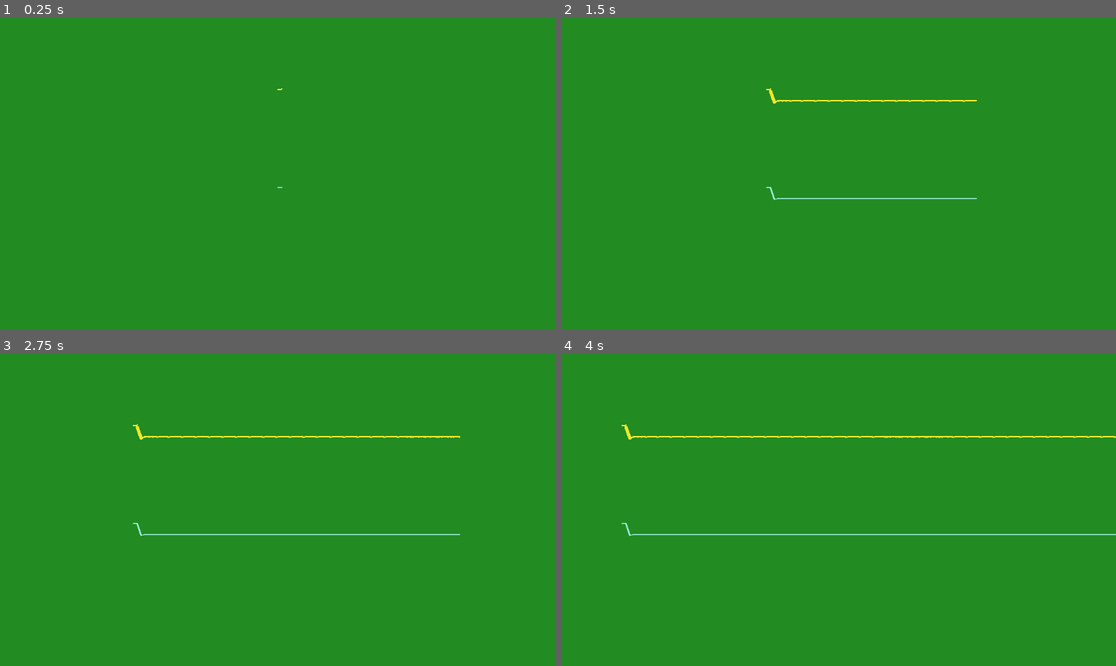
Above: before the commit, frames 1-4 (two rows, left to right).
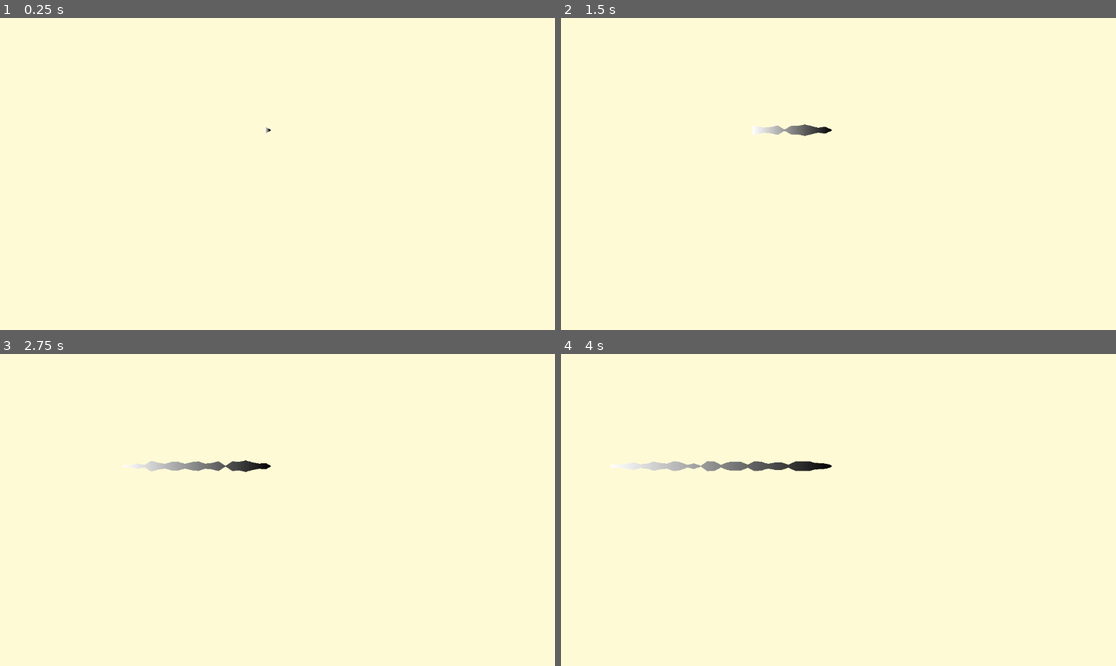
Above: after the commit, the same moments.

Repository: thcrock/line-music-visualizer
Game: Godot game, scene res://player.tscn
The game is run twice, just before and just after one commit, with the same random seed, the same clock (stepped at 60 frames per second) and the same inputs. The engine's default icon, where the game draws it, is replaced by a stand-in: a white triangle on a blue panel in a dark square.
Inputs (mouse positions are in pixels of both pictures, inside the frame that each line leads up to):
- Up to frame 1 (0.25 s): no input
- Up to frame 2 (1.5 s): tap Enter (ui_accept) at 0.5, 0.77 s; move the mouse to (960, 158) at 0.52 s; hold Right (ui_right) from 0.53 s (still down); move the mouse to (727, 189) at 1.27 s
- Up to frame 3 (2.75 s): tap Enter (ui_accept) at 1.52 s; move the mouse to (333, 441) at 2.02 s; release Right (ui_right) at 2.03 s; hold Left (ui_left) from 2.03 s (still down)
- Up to frame 4 (4 s): move the mouse to (810, 572) at 2.77 s; release Left (ui_left) at 2.78 s; hold Right (ui_right) from 2.78 s (still down); tap Enter (ui_accept) at 3.02, 3.77 s; move the mouse to (1005, 556) at 3.52 s

The runs differ from the first frame. In frame 1, 100% of the frame differs, in the area x 0-100%, y 0-100%; in frame 2, 100%; in frame 3, 100%; in frame 4, 100%.

Commit message:
Add modular impulse generator and rename trails

Diff:
--- /dev/null
+++ b/DisplayImpulse.gd
@@ -0,0 +1,12 @@
+extends Label
+
+
+# Called when the node enters the scene tree for the first time.
+func _ready():
+	pass # Replace with function body.
+
+
+# Called every frame. 'delta' is the elapsed time since the previous frame.
+func _process(delta):
+	var impulse = get_parent().get_impulse()
+	self.text = "Impulse: " + str(impulse)
--- a/Trail.gd
+++ b/TrailEKG.gd
@@ -1,5 +1,5 @@
 extends Node2D
-class_name Trails
+class_name TrailsEKG
 
 @export var width_multiplier : float = 1.0
 var queue : Array
@@ -36,10 +36,12 @@
 
 var spectrum
 
+func _get_position():
+	return get_parent().position
 
 func _mutate_point(child: Node2D):
 	var l = child as Line2D;
-	if l.get_point_position(0).x < -200:
+	if l.get_point_position(0).x < -100:
 		#print('reparenting children of ' + str(child))
 		for c2 in child.get_children():
 			c2.reparent(self)
@@ -153,11 +155,11 @@
 		time_since_last_point = 0
 		var pos = _get_position()
 		#pos.y = get_global_mouse_position().y
-		var impulseData = _get_impulse()
-		var impulse = impulseData[0]
-		var speed = impulseData[1]
+		var impulseData = get_parent().get_impulse()
+		var impulse = impulseData
 		if not impulse:
 			impulse = 0
+		var speed = 5
 		var impulseRadians = remap(impulse, 0, max_height, -1.0, 1.0)
 		var newRadians = 0
 		if queue.size() > 2:
@@ -202,91 +204,7 @@
 		if DEBUG:
 			print('ending queue')
 
-
-func _get_position():
-	return get_global_mouse_position()
-
-
-func _save_frequencies():
-	var prev_hz = 0
-	for i in range(1, VU_COUNT + 1):
-		var hz = i * FREQ_MAX / VU_COUNT
-		var magnitude = spectrum.get_magnitude_for_frequency_range(prev_hz, hz).length()
-		#print(str(hz) + ", " + str(magnitude))
-		self.frequenciesThisFrame[hz] = linear_to_db(magnitude)
-		prev_hz = hz
-	#print(self.frequenciesThisFrame)
-
-func _frequency_diff():
-	var totalFrequencyDiff : float = 0;
-	var biggestFrequencyDiff : float = 0;
-	var frequencyOfBiggestDiff : float = 0;
-	for k in self.frequenciesThisFrame:
-		var v = self.frequenciesThisFrame[k]
-		var thisFrequencyDiff = 0;
-		if k in self.frequenciesLastFrame:
-			thisFrequencyDiff = v - self.frequenciesLastFrame[k]
-			#print('change of ' + str(thisFrequencyDiff))
-		else:
-			thisFrequencyDiff = v
-			#print('new of ' + str(thisFrequencyDiff))
-		if thisFrequencyDiff > biggestFrequencyDiff:
-			biggestFrequencyDiff = thisFrequencyDiff
-			frequencyOfBiggestDiff = k
-		totalFrequencyDiff += thisFrequencyDiff
-	#print("Total frequency diff: " + str(totalFrequencyDiff))
-	return [totalFrequencyDiff, frequencyOfBiggestDiff]
-
-
-func _get_impulse():
-	var data = []
-	var total_magnitude = 0
-	var prev_hz = 0
-	var highest_magnitude = 0
-	var highest_hz = 0
-	var pstr = ''
-	self._save_frequencies()
-	var frequencyDiffInfo = self._frequency_diff()
-	var frequencyDiff = frequencyDiffInfo[0]
-	var frequencyWithBiggestDiff = frequencyDiffInfo[1]
-	"""
-	for i in range(1, VU_COUNT + 1):
-		var hz = i * FREQ_MAX / VU_COUNT
-		var magnitude = spectrum.get_magnitude_for_frequency_range(prev_hz, hz).length()
-		var energy = clampf((MIN_DB + linear_to_db(magnitude)) / MIN_DB, 0, 1)
-		if hz == highest_hz:
-			data.append([hz, energy])
-		prev_hz = hz
-	var final_hz = 0
-	var final_energy = 0
-	for row in data:
-		final_hz += row[0]
-		final_energy += row[1]
-	var energy = clampf((MIN_DB + linear_to_db(final_energy)) / MIN_DB, 0, 1)
-	if not data:
-		return []
-	"""
-
-	self.frequenciesLastFrame = self.frequenciesThisFrame.duplicate(true)
-	if DEBUG:
-		print("frequencyDiff = " + str(frequencyDiff))
-	if is_inf(frequencyDiff) or is_nan(frequencyDiff):
-		frequencyDiff = 0.0
-	var impulse = remap(frequencyDiff, -200, 200, 0, max_height)
-	if impulse < 0:
-		impulse = 0
-	#if DEBUG:
-		#print("impulse = " + str(impulse))
-	#impulse = 50
-	#print('frequency with biggest diff = ' + str(frequencyWithBiggestDiff))
-	var speed = 0
-	if frequencyWithBiggestDiff > 4000:
-		speed = 10.0
-	elif frequencyWithBiggestDiff > 1000:
-		speed = 4.0
-	else:
-		speed = 1.0
-	return [impulse, speed]
+	queue_redraw()
 
 func _ready():
 	spectrum = AudioServer.get_bus_effect_instance(bus_id, 0)
--- /dev/null
+++ b/TrailGlitchy.gd
@@ -0,0 +1,99 @@
+extends Line2D
+class_name TrailsGlitchy
+
+var queue : Array
+var saved_widths : Array
+@export var max_height : int
+@export var color : Color
+@export var bus_id : int
+var x_offset : float = 0
+var point_every : float = 0.1
+var time_since_last_point : float = 0
+var y_offset : float = 50
+var last_five_frames = {}
+const VU_COUNT = 12
+const FREQ_MAX = 8000.0
+const MIN_DB = 60
+var last_sign : bool = false;
+var frequenciesLastFrame = {}
+var frequenciesThisFrame = {}
+var frequencyDiff = 0;
+var queueOriginalValues : Array;
+var queueRadians : Array;
+var queueHowLongLived : Array;
+var DEBUG = false;
+var rng : RandomNumberGenerator;
+
+var DELTA_MULTIPLIER = 4;
+
+var spectrum
+
+
+func _mutate_old_points(delta):
+	for i in range(1, queue.size()):
+		var point = queue[i]
+		point.x = point.x - 2
+		self.set_point_position(i, point)
+
+		queueHowLongLived[i] += 1
+
+		queue[i] = point
+
+# Called every frame. 'delta' is the elapsed time since the previous frame.
+func _process(delta):
+	# move old points to the left
+	self._mutate_old_points(delta)
+	time_since_last_point += delta
+	# if ready, create a new point
+	if time_since_last_point > point_every:
+		time_since_last_point = 0
+		var pos = _get_position()
+		var impulse = get_parent().get_impulse()
+		if not impulse:
+			impulse = 0
+		if queue.size() > 2:
+			var unit_y = (sin(queueRadians[0] + (delta*DELTA_MULTIPLIER)))
+			if DEBUG:
+				print("Y offset of new point, before scaling for impulse = " + str(unit_y))
+			pos.y = _get_position().y + (unit_y * impulse)
+		else:
+			pos.y  = _get_position().y + (sin(0 + (delta*DELTA_MULTIPLIER)) * impulse)
+
+		queue.insert(0, pos)
+
+		add_point(pos, 0)
+		self.width_curve.bake()
+		queueOriginalValues.insert(0, impulse)
+		if DEBUG:
+			print('pushing arcsin of impulse ' + str(asin(impulse)))
+		queueRadians.insert(0, asin(impulse))
+		queueHowLongLived.insert(0, 0)
+		if DEBUG:
+			print('starting queue')
+		for i in range(queue.size()):
+			if DEBUG:
+				print(queue[i])
+				print(queueRadians[i])
+		if DEBUG:
+			print('ending queue')
+
+	width_curve.clear_points()
+	var curve_increment : float = 1.0 / self.get_point_count()
+	for i in range(0, self.get_point_count()):
+		if saved_widths.size() > i:
+			width_curve.add_point(Vector2(curve_increment*i, saved_widths[i]))
+		else:
+			var newwidth = rng.randf() * 5
+			saved_widths.insert(i, newwidth)
+			width_curve.add_point(Vector2(curve_increment*i, newwidth))
+	width_curve.bake()
+
+
+func _get_position():
+	return get_parent().position
+
+
+func _ready():
+	rng = RandomNumberGenerator.new()
+	clear_points()
+	#width_curve.clear_points()
--- a/TrailObject.gd
+++ /dev/null
@@ -1,4 +0,0 @@
-extends Trails
-
-func _get_position():
-	return get_parent().position
--- a/default_bus_layout.tres
+++ b/default_bus_layout.tres
@@ -2,10 +2,13 @@
 
 [sub_resource type="AudioEffectSpectrumAnalyzer" id="AudioEffectSpectrumAnalyzer_ihlsb"]
 resource_name = "SpectrumAnalyzer"
+buffer_length = 0.1
+tap_back_pos = 1.8
+fft_size = 0
 
 [sub_resource type="AudioEffectReverb" id="AudioEffectReverb_5w7jr"]
 resource_name = "Reverb"
-room_size = 0.64
+room_size = 0.52
 damping = 0.6
 wet = 0.37
 
@@ -14,13 +17,15 @@
 
 [sub_resource type="AudioEffectSpectrumAnalyzer" id="AudioEffectSpectrumAnalyzer_6uqcu"]
 resource_name = "SpectrumAnalyzer"
+buffer_length = 0.1
+fft_size = 0
 
 [resource]
 bus/0/effect/0/effect = SubResource("AudioEffectSpectrumAnalyzer_ihlsb")
 bus/0/effect/0/enabled = true
 bus/0/effect/1/effect = SubResource("AudioEffectReverb_5w7jr")
 bus/0/effect/1/enabled = true
-bus/1/name = &"Flute"
+bus/1/name = &"Bus 1"
 bus/1/solo = false
 bus/1/mute = false
 bus/1/bypass_fx = false
@@ -28,11 +33,11 @@
 bus/1/send = &"Master"
 bus/1/effect/0/effect = SubResource("AudioEffectSpectrumAnalyzer_oqulx")
 bus/1/effect/0/enabled = true
-bus/2/name = &"Guitar"
+bus/2/name = &"Bus 2"
 bus/2/solo = false
 bus/2/mute = false
 bus/2/bypass_fx = false
-bus/2/volume_db = 0.0
+bus/2/volume_db = -3.54298
 bus/2/send = &"Master"
 bus/2/effect/0/effect = SubResource("AudioEffectSpectrumAnalyzer_6uqcu")
 bus/2/effect/0/enabled = true
--- /dev/null
+++ b/impulse_generator.gd
@@ -0,0 +1,86 @@
+extends Node
+@export var bus_id : int
+@export var max_impulse : int
+var spectrum
+var DEBUG : bool = true
+const FREQUENCY_RANGES = [
+	[0, 100],
+	[100, 250],
+	[250, 500],
+	[500, 1000],
+	[1000, 2000],
+	[2000, 3000],
+	[3000, 5000],
+	[5000, 7500],
+	[7500, 10000]
+]
+var frequenciesLastFrame = {}
+var frequenciesThisFrame = {}
+
+
+# Called when the node enters the scene tree for the first time.
+func _ready():
+	spectrum = AudioServer.get_bus_effect_instance(bus_id, 0)
+
+
+# Called every frame. 'delta' is the elapsed time since the previous frame.
+func _process(delta):
+	pass
+
+func _save_frequencies():
+	var prev_hz = 0
+	for band in FREQUENCY_RANGES:
+		var lo = band[0]
+		var hi = band[1]
+		var magnitude = spectrum.get_magnitude_for_frequency_range(lo, hi).length()
+		#print("from " + str(lo) + " to " + str(hi) + "  has raw magnitude of " + str(magnitude))
+		self.frequenciesThisFrame[hi] = linear_to_db(magnitude)
+
+func _frequency_diff():
+	var totalFrequencyDiff : float = 0;
+	var biggestFrequencyDiff : float = 0;
+	var frequencyOfBiggestDiff : float = 0;
+	for k in self.frequenciesThisFrame:
+		var v = self.frequenciesThisFrame[k]
+		var thisFrequencyDiff = 0;
+		if k in self.frequenciesLastFrame:
+			thisFrequencyDiff = v - self.frequenciesLastFrame[k]
+			if DEBUG:
+				print('band ' + str(k) + ' had change of ' + str(thisFrequencyDiff))
+		else:
+			thisFrequencyDiff = v
+			if DEBUG:
+				print('band ' + k + ' had new ' + str(thisFrequencyDiff))
+		if thisFrequencyDiff > biggestFrequencyDiff:
+			biggestFrequencyDiff = thisFrequencyDiff
+			frequencyOfBiggestDiff = k
+		if thisFrequencyDiff > 0:
+			totalFrequencyDiff += thisFrequencyDiff
+	if DEBUG:
+		print("Total frequency diff: " + str(totalFrequencyDiff))
+	return [totalFrequencyDiff, frequencyOfBiggestDiff]
+
+func get_impulse():
+	var data = []
+	var total_magnitude = 0
+	var prev_hz = 0
+	var highest_magnitude = 0
+	var highest_hz = 0
+	var pstr = ''
+	self._save_frequencies()
+	var frequencyDiffInfo = self._frequency_diff()
+	var frequencyDiff = frequencyDiffInfo[0]
+	var frequencyWithBiggestDiff = frequencyDiffInfo[1]
+
+	self.frequenciesLastFrame = self.frequenciesThisFrame.duplicate(true)
+	if DEBUG:
+		print("frequencyDiff = " + str(frequencyDiff))
+	if is_inf(frequencyDiff) or is_nan(frequencyDiff):
+		frequencyDiff = 0.0
+	var impulse = remap(frequencyDiff, 0, 200, 0, max_impulse)
+	if impulse < 0:
+		impulse = 0
+	#impulse = 50
+	#print('returning impulse of ' + str(impulse))
+	#return 50
+	return impulse
--- /dev/null
+++ b/impulse_simple.gd
@@ -0,0 +1,56 @@
+extends Node
+@export var bus_id : int
+@export var max_impulse : int
+var spectrum
+var DEBUG : bool = true
+
+var frequenciesLastFrame = {}
+var frequenciesThisFrame = {}
+
+const FREQUENCY_RANGES = [
+	[0, 100],
+	[100, 250],
+	[250, 500],
+	[500, 1000],
+	[1000, 2000],
+	[2000, 3000],
+	[3000, 5000],
+	[5000, 7500],
+	[7500, 10000]
+]
+
+# Called when the node enters the scene tree for the first time.
+func _ready():
+	spectrum = AudioServer.get_bus_effect_instance(bus_id, 0)
+
+
+# Called every frame. 'delta' is the elapsed time since the previous frame.
+
+
+func get_impulse():
+	var data = []
+	var total_magnitude = 0
+	var prev_hz = 0
+	var highest_magnitude = 0
+	var highest_hz = 0
+	var pstr = ''
+	for band in FREQUENCY_RANGES:
+		var lo = band[0]
+		var hi = band[1]
+		var MIN_DB = 60
+		var HEIGHT = 20
+		var HEIGHT_SCALE = 16
+		var magnitude = spectrum.get_magnitude_for_frequency_range(lo, hi).length()
+		#print("from " + str(lo) + " to " + str(hi) + "  has raw magnitude of " + str(magnitude))
+
+		var energy = clampf((MIN_DB + linear_to_db(magnitude)) / MIN_DB, 0, 1)
+		total_magnitude += energy * HEIGHT * HEIGHT_SCALE
+	#print('mag is ' + str(total_magnitude))
+	#print('in db is ' + str(in_db))
+	var impulse = remap(total_magnitude, 0, 1000, 0, max_impulse)
+	if impulse < 0:
+		impulse = 0
+	#impulse = 50
+	#print('returning impulse of ' + str(impulse))
+	#return 50
+	return impulse
--- a/player.tscn
+++ b/player.tscn
@@ -1,62 +1,64 @@
-[gd_scene load_steps=7 format=3 uid="uid://d1buhsdr2l6fu"]
+[gd_scene load_steps=8 format=3 uid="uid://d1buhsdr2l6fu"]
 
-[ext_resource type="Script" path="res://player.gd" id="1_p7cck"]
-[ext_resource type="Texture2D" uid="uid://b7dg4pfv5wkuv" path="res://icon.svg" id="2_5ggw5"]
 [ext_resource type="PackedScene" uid="uid://dcu83qqbw8nt7" path="res://trail.tscn" id="3_ucavu"]
-[ext_resource type="Script" path="res://TrailObject.gd" id="4_s4he6"]
-[ext_resource type="AudioStream" uid="uid://bo3w2ubdm07s7" path="res://Wild Birds-Flute.mp3" id="5_swedl"]
-[ext_resource type="AudioStream" uid="uid://1k22y7q88cnc" path="res://Wild Birds-Classical_Guitar.mp3" id="6_nwplg"]
+[ext_resource type="Script" path="res://impulse_simple.gd" id="5_528dm"]
+[ext_resource type="AudioStream" uid="uid://bti2apdfjed4r" path="res://20240801_upbeat_for_viz_justdrums.mp3" id="5_epu0i"]
+[ext_resource type="Script" path="res://TrailGlitchy.gd" id="5_go0ua"]
+[ext_resource type="Script" path="res://DisplayImpulse.gd" id="6_5hg28"]
+[ext_resource type="AudioStream" uid="uid://dv57gwqhfsxm" path="res://20240801_upbeat_for_viz_noverb.mp3" id="6_pwfoo"]
+
+[sub_resource type="LabelSettings" id="LabelSettings_smm77"]
+font_size = 64
+font_color = Color(0, 0, 0, 1)
 
 [node name="Node2D" type="Node2D"]
+position = Vector2(2, 5)
 
-[node name="player" type="CharacterBody2D" parent="."]
-position = Vector2(591, 145.195)
+[node name="TrailNodeGlitchy" type="CharacterBody2D" parent="."]
+position = Vector2(560, 233)
 scale = Vector2(0.25, 0.25)
-script = ExtResource("1_p7cck")
+script = ExtResource("5_528dm")
+bus_id = 1
+max_impulse = 100
 
-[node name="Sprite2D" type="Sprite2D" parent="player"]
-visible = false
-texture = ExtResource("2_5ggw5")
+[node name="Player2" type="AudioStreamPlayer" parent="TrailNodeGlitchy"]
+stream = ExtResource("5_epu0i")
+autoplay = true
+bus = &"Bus 1"
 
-[node name="Trail" parent="player" instance=ExtResource("3_ucavu")]
+[node name="Trail" parent="TrailNodeGlitchy" instance=ExtResource("3_ucavu")]
+top_level = true
+z_index = -1
+points = PackedVector2Array(516, 146)
+default_color = Color(0.0431373, 0.0196078, 0.00392157, 1)
+end_cap_mode = 1
+script = ExtResource("5_go0ua")
+max_height = 50
+
+[node name="TrailNodeEKG" type="CharacterBody2D" parent="."]
+process_mode = 4
+position = Vector2(561, 240)
+scale = Vector2(0.25, 0.25)
+script = ExtResource("5_528dm")
+max_impulse = 50
+
+[node name="Trail" parent="TrailNodeEKG" instance=ExtResource("3_ucavu")]
 top_level = true
 z_index = -1
 points = PackedVector2Array(516, 146)
 end_cap_mode = 1
-script = ExtResource("4_s4he6")
-width_multiplier = 1.5
-MAX_LENGTH = 39
-bus_id = 1
-max_height = 50
-color = Color(0.933333, 0.909804, 0.172549, 1)
+MAX_LENGTH = 0
 
-[node name="Player" type="AudioStreamPlayer" parent="player"]
-stream = ExtResource("5_swedl")
+[node name="Player" type="AudioStreamPlayer" parent="TrailNodeEKG"]
+stream = ExtResource("6_pwfoo")
 autoplay = true
-bus = &"Flute"
+bus = &"Bus 1"
 
-[node name="player2" type="CharacterBody2D" parent="."]
-position = Vector2(591, 350)
-scale = Vector2(0.25, 0.25)
-script = ExtResource("1_p7cck")
-
-[node name="Sprite2D" type="Sprite2D" parent="player2"]
-visible = false
-texture = ExtResource("2_5ggw5")
-
-[node name="Player2" type="AudioStreamPlayer" parent="player2"]
-stream = ExtResource("6_nwplg")
-autoplay = true
-bus = &"Guitar"
-
-[node name="Trail" parent="player2" instance=ExtResource("3_ucavu")]
-top_level = true
-z_index = -1
-points = PackedVector2Array(516, 146)
-default_color = Color(0.521569, 0.372549, 0.188235, 1)
-end_cap_mode = 1
-script = ExtResource("4_s4he6")
-MAX_LENGTH = 39
-bus_id = 2
-max_height = 50
-color = Color(0.592157, 0.917647, 0.823529, 1)
+[node name="Label" type="Label" parent="TrailNodeEKG"]
+offset_left = -2100.0
+offset_top = -1248.0
+offset_right = -1787.0
+offset_bottom = -1160.0
+text = "Test Label"
+label_settings = SubResource("LabelSettings_smm77")
+script = ExtResource("6_5hg28")
--- a/project.godot
+++ b/project.godot
@@ -17,9 +17,9 @@
 
 [editor]
 
-movie_writer/movie_file="/home/thcrock/Videos/line_music_visualizer/visualizer_vs_bass.avi"
+movie_writer/movie_file="/home/thcrock/Videos/line_music_visualizer/wild_birds.avi"
 
 [rendering]
 
 renderer/rendering_method="mobile"
-environment/defaults/default_clear_color=Color(0.133333, 0.545098, 0.133333, 1)
+environment/defaults/default_clear_color=Color(1, 0.980392, 0.839216, 1)
--- a/trail.tscn
+++ b/trail.tscn
@@ -1,6 +1,6 @@
 [gd_scene load_steps=4 format=3 uid="uid://dcu83qqbw8nt7"]
 
-[ext_resource type="Script" path="res://Trail.gd" id="1_wnh3t"]
+[ext_resource type="Script" path="res://TrailEKG.gd" id="1_wnh3t"]
 
 [sub_resource type="Curve" id="Curve_kakg0"]
 max_value = 7.0
Not shown, added: 20240801_upbeat_for_viz_justdrums.mp3
Not shown, added: 20240801_upbeat_for_viz_noverb.mp3
